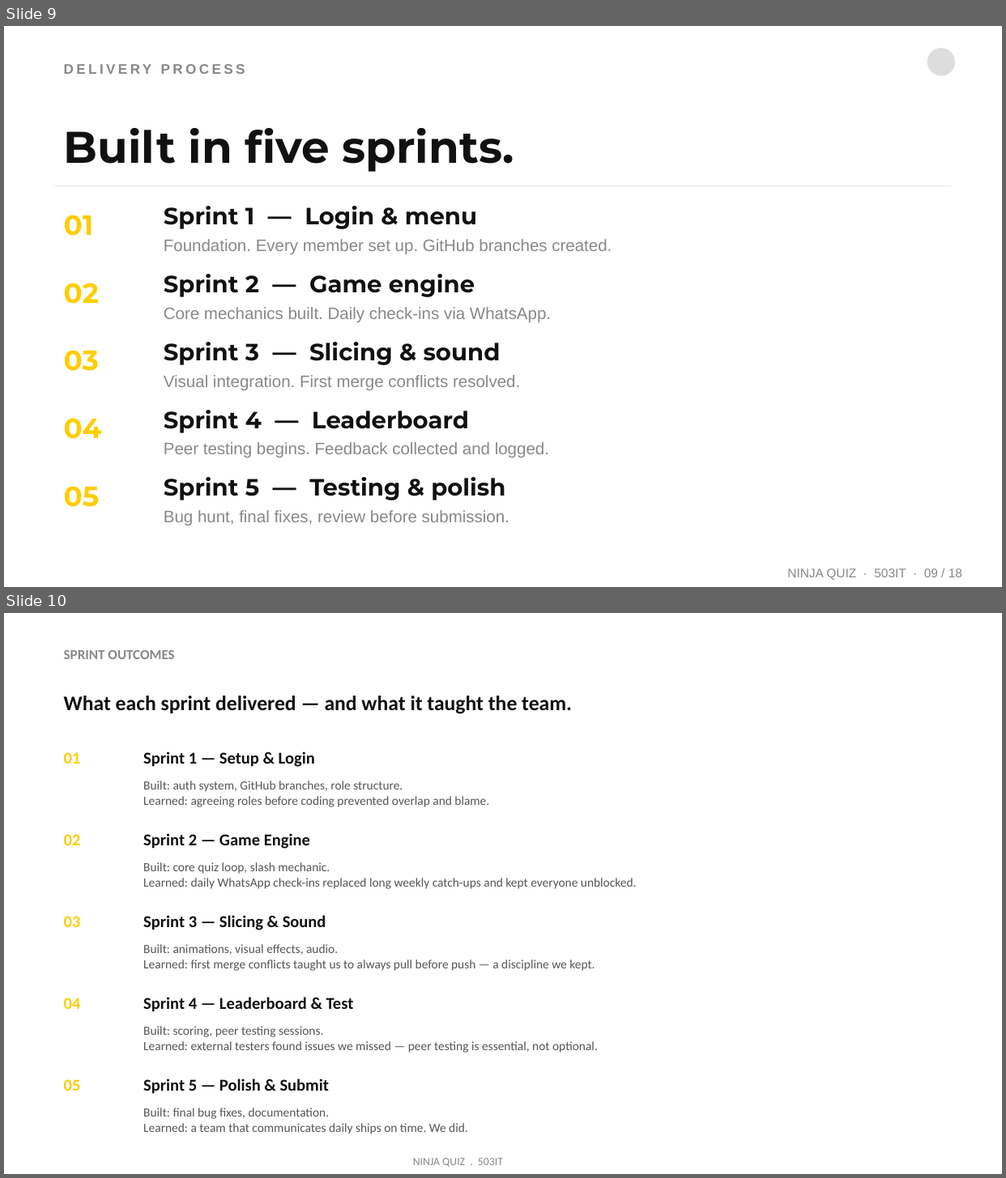
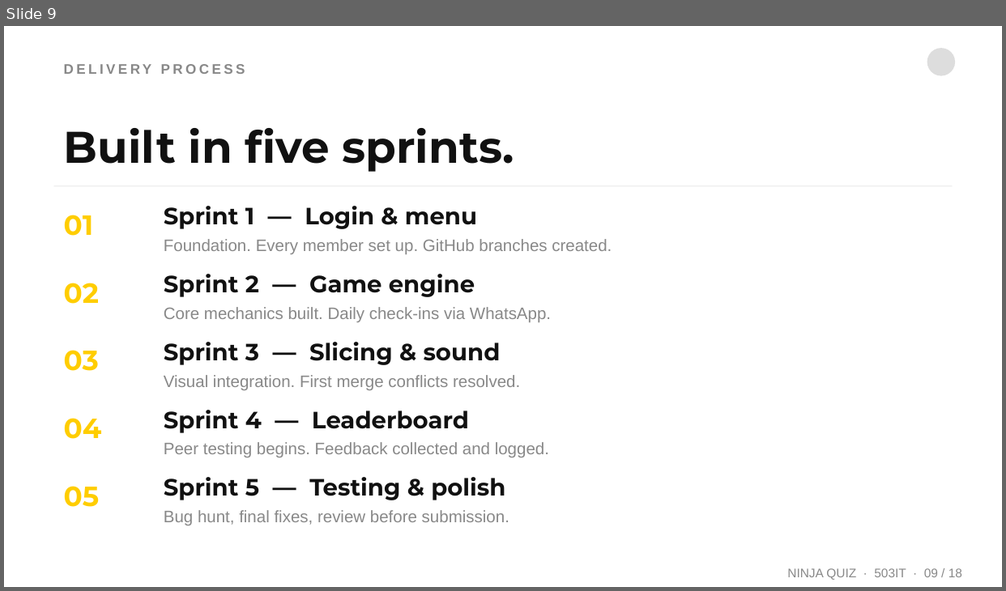
Before and after one commit to wlaa41/CoventryUniversity_503IT_Originals, a slide deck: NinjaQuiz-Presentation.pptx. Shown one above the other, each under a label of ours: slides 9 and 10 before the commit, slide 9 after it. The pictures are 1006x1178 and 1006x591 pixels, drawn with LibreOffice and Linux fonts; fonts in the diff are those of the drawing. Boxes give left, top, right and bottom in pixels: in the first picture for what was removed or moved away, otherwise in the second. Text is boxed around its words. In the diff, an @@ line names an element or a change of style, - is before the commit and + after.

```diff
--- a/NinjaQuiz-Presentation.pptx
+++ b/NinjaQuiz-Presentation.pptx
@@ slide 10 removed at box(4, 613, 1002, 1174), background #FFFFFF @@
@@ text removed at box(64, 650, 174, 659) @@
-SPRINT OUTCOMES
@@ text removed at box(64, 696, 572, 714) @@
-What each sprint delivered — and what it taught the team.
@@ text removed at box(64, 752, 81, 764) @@
-01
@@ text removed at box(143, 752, 315, 767) @@
-Sprint 1 — Setup & Login
@@ text removed at box(143, 781, 489, 807) @@
-Built: auth system, GitHub branches, role structure.
-Learned: agreeing roles before coding prevented overlap and blame.
@@ text removed at box(64, 834, 81, 845) @@
-02
@@ text removed at box(143, 833, 310, 849) @@
-Sprint 2 — Game Engine
@@ text removed at box(143, 862, 637, 889) @@
-Built: core quiz loop, slash mechanic.
-Learned: daily WhatsApp check-ins replaced long weekly catch-ups and kept everyone unblocked.
@@ text removed at box(64, 916, 81, 927) @@
-03
@@ text removed at box(143, 915, 326, 931) @@
-Sprint 3 — Slicing & Sound
@@ text removed at box(143, 944, 594, 971) @@
-Built: animations, visual effects, audio.
-Learned: first merge conflicts taught us to always pull before push — a discipline we kept.
@@ text removed at box(64, 998, 81, 1009) @@
-04
@@ text removed at box(143, 997, 354, 1012) @@
-Sprint 4 — Leaderboard & Test
@@ text removed at box(143, 1026, 598, 1053) @@
-Built: scoring, peer testing sessions.
-Learned: external testers found issues we missed — peer testing is essential, not optional.
@@ text removed at box(64, 1080, 81, 1091) @@
-05
@@ text removed at box(143, 1079, 330, 1094) @@
-Sprint 5 — Polish & Submit
@@ text removed at box(143, 1108, 468, 1135) @@
-Built: final bug fixes, documentation.
-Learned: a team that communicates daily ships on time. We did.
@@ text removed at box(413, 1158, 503, 1167) @@
-NINJA QUIZ . 503IT
```
Also in this commit, not shown: 5 slides changed, 1 other slide removed.
